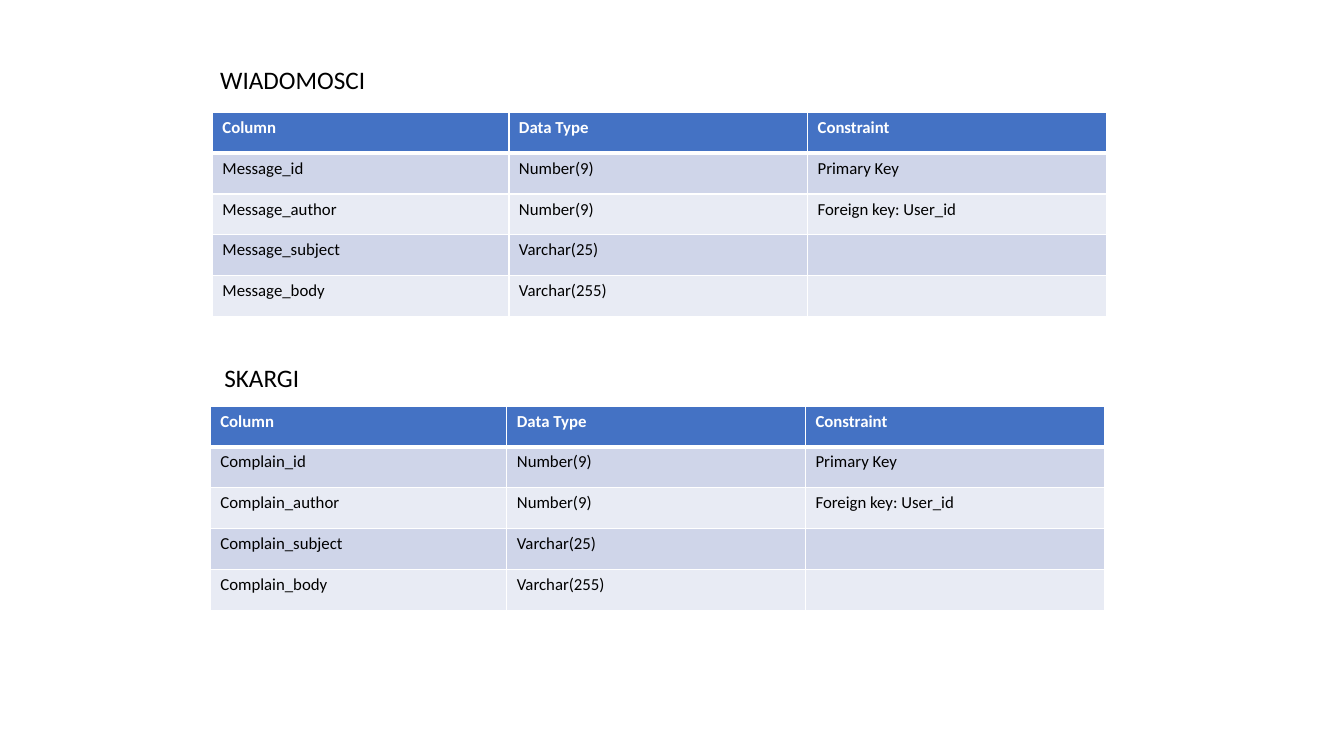
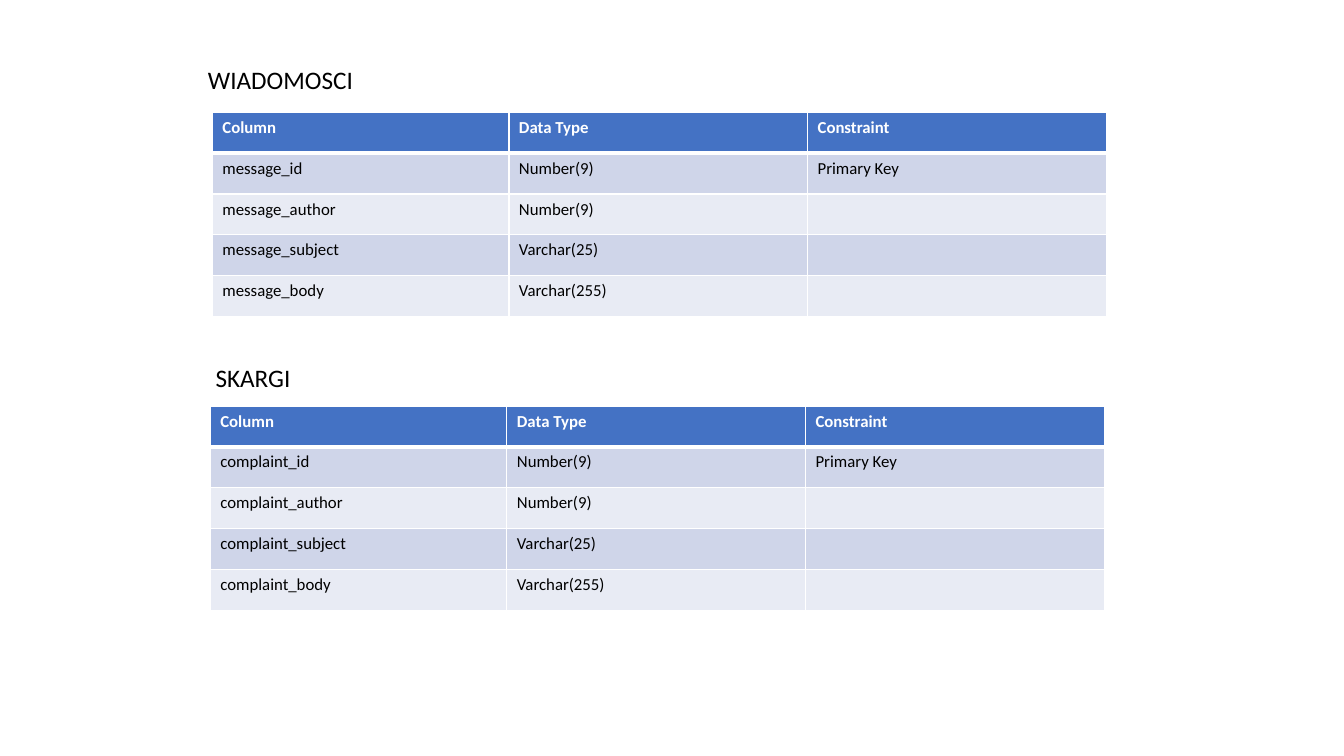
Before and after one commit to Wiktor2013/stronka, a slide deck: slide 3 of website/baza_danych_graciarnia.pptx. Drawn at 1344x756 pixels with LibreOffice and Linux fonts; fonts in the diff are those of the drawing. Boxes give left, top, right and bottom in pixels: in the first picture for what was removed or moved away, otherwise in the second. Text is boxed around its words. In the diff, an @@ line names an element or a change of style, - is before the commit and + after.

Commit message:
proby zaimplementowania formularzy ContactForm, ResetForm, ComplaintForm bezskuteczne

```diff
--- a/website/baza_danych_graciarnia.pptx
+++ b/website/baza_danych_graciarnia.pptx
@@ text "WIADOMOSCI": place and size @@
-text "WIADOMOSCI" at bbox=[220, 72, 365, 89]
+text "WIADOMOSCI" at bbox=[208, 72, 353, 89]
@@ table at bbox=[213, 112, 1106, 317] @@
-row 2, column 1: Message_id
+row 2, column 1: message_id
-row 3, column 1: Message_author
+row 3, column 1: message_author
-row 3, column 3: Foreign key: User_id
+row 3, column 3: 
-row 4, column 1: Message_subject
+row 4, column 1: message_subject
-row 5, column 1: Message_body
+row 5, column 1: message_body
@@ fill #CFD5EA to #CFD5E9 in 6 cells @@
@@ fill #E9EBF5 to #E8EBF4 in 6 cells @@
@@ borders changed @@
@@ text "SKARGI": place and size @@
-text "SKARGI" at bbox=[224, 370, 299, 387]
+text "SKARGI" at bbox=[216, 370, 291, 387]
@@ table at bbox=[211, 406, 1104, 611] @@
-row 2, column 1: Complain_id
+row 2, column 1: complaint_id
-row 3, column 1: Complain_author
+row 3, column 1: complaint_author
-row 3, column 3: Foreign key: User_id
+row 3, column 3: 
-row 4, column 1: Complain_subject
+row 4, column 1: complaint_subject
-row 5, column 1: Complain_body
+row 5, column 1: complaint_body
@@ fill #CFD5EA to #CFD5E9 in 6 cells @@
@@ fill #E9EBF5 to #E8EBF4 in 6 cells @@
@@ borders changed @@
```
Also in this commit, not shown: 4 other slides changed, 8 other files.
